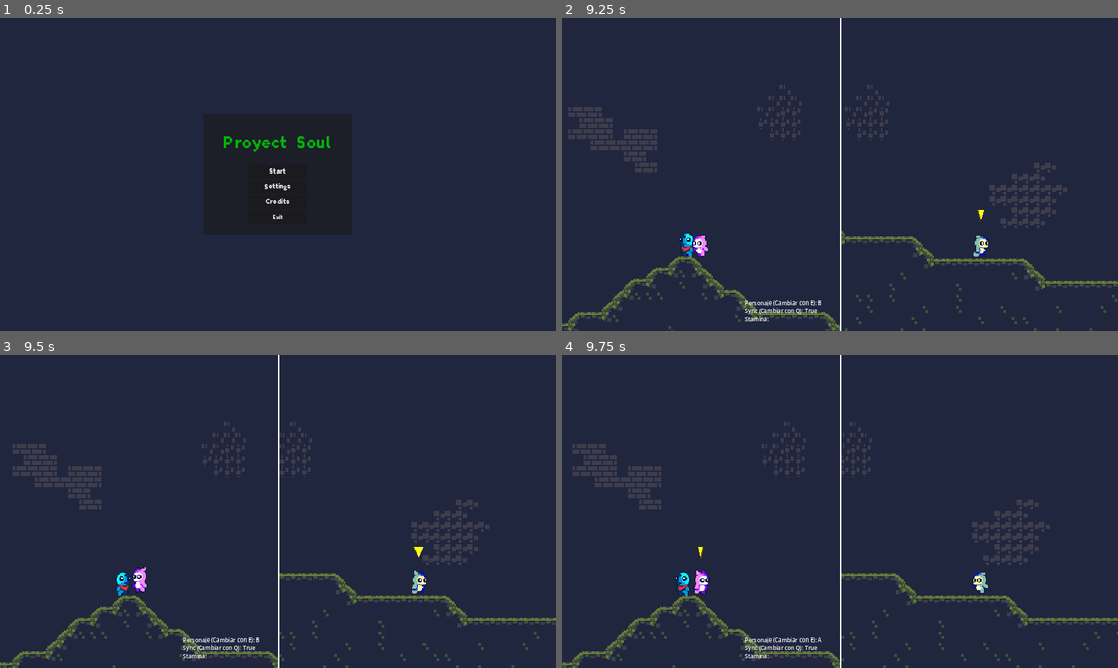
Above: before the commit, frames 1-4 (two rows, left to right).
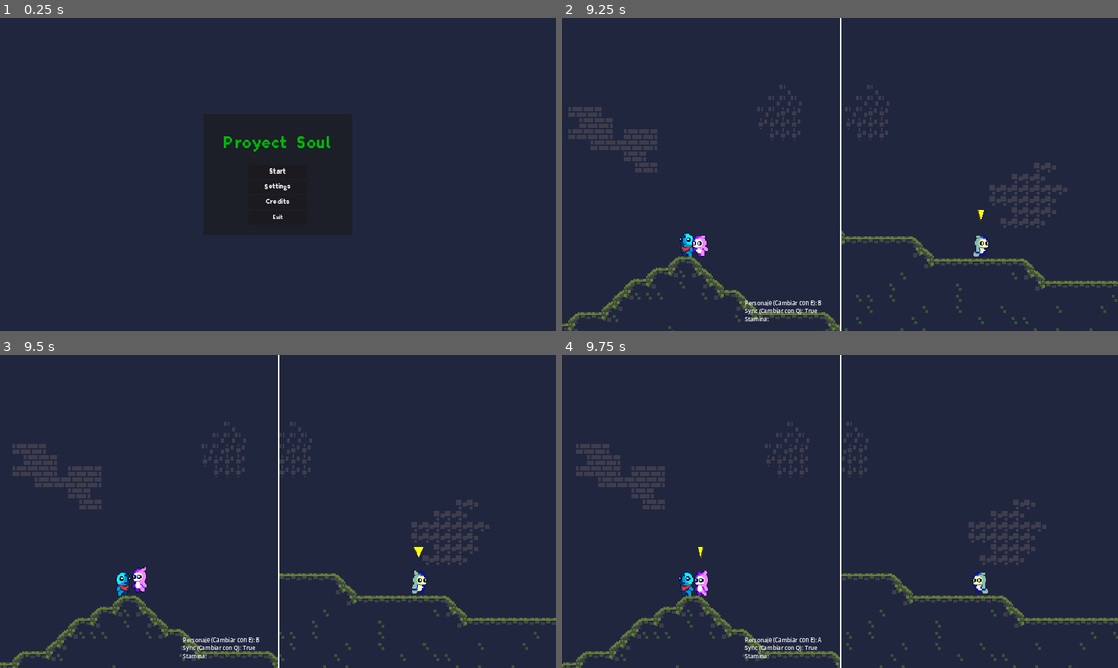
Above: after the commit, the same moments.

Repository: diego5714/ProyectoSoul
Game: Godot game, scene res://UI/MainMenu.tscn
Two runs of this game, one before a commit and one after it. Both use one fixed random seed, a clock stepped at 60 frames per second and the inputs below.
Inputs:
- Up to frame 1 (0.25 s): no input
- Up to frame 2 (9.25 s): click "Start" at 0.5 s; hold D (derecha) 1.28-2.78 s; tap Q (desync) every 1.5 s from 1.35 to 8.85 s; tap Space (saltar) at 1.52, 2.27, 3.77, 4.52, 5.27, 6.77, 7.52, 8.27 s; tap E (select_player) every 1.5 s from 2.1 to 8.1 s; hold A (izquierda) 2.78-3.53 s; hold D (derecha) 3.53-5.03 s; hold A (izquierda) 5.03-5.78 s; hold D (derecha) 5.78-6.53 s; hold A (izquierda) 6.53-8.03 s; hold D (derecha) from 8.03 s (still down)
- Up to frame 3 (9.5 s): keep holding D (derecha)
- Up to frame 4 (9.75 s): keep holding D (derecha); tap E (select_player) at 9.6 s

Frames 1-3 are identical in both runs. In frame 4, 5.0% of the frame differs, in the area x 0-100%, y 21-100%.

Commit message:
Fix para algunos bugs

Diff:
--- a/Scripts/PlayerController.gd
+++ b/Scripts/PlayerController.gd
@@ -60,6 +60,7 @@
 				PlayerA.velocity.x = move_toward(PlayerA.velocity.x, SPEED * move_input, ACCELERATION * delta)
 				PlayerB.velocity.x = move_toward(PlayerB.velocity.x, - SPEED * move_input, ACCELERATION * delta)
 			else:
+				PlayerA.parent_input = 0
 				PlayerA.velocity.x = move_toward(PlayerA.velocity.x, 0, ACCELERATION * 2 * delta)
 				PlayerB.velocity.x = move_toward(PlayerB.velocity.x, 0, ACCELERATION * 2 * delta)
 		else: #Selected B
@@ -70,6 +71,7 @@
 				PlayerA.velocity.x = move_toward(PlayerA.velocity.x, - SPEED * move_input, ACCELERATION * delta)
 				PlayerB.velocity.x = move_toward(PlayerB.velocity.x, SPEED * move_input, ACCELERATION * delta)
 			else:
+				PlayerB.parent_input = 0
 				PlayerA.velocity.x = move_toward(PlayerA.velocity.x, 0, ACCELERATION * 2 * delta)
 				PlayerB.velocity.x = move_toward(PlayerB.velocity.x, 0, ACCELERATION * 2 * delta)
 
@@ -90,7 +92,7 @@
 				Jump += 1
 
 			PlayerA.velocity.x = move_toward(PlayerA.velocity.x, SPEED * move_input, ACCELERATION * delta)
-
+			PlayerB.velocity.x = move_toward(PlayerB.velocity.x, 0, ACCELERATION * 2 * delta)
 		else:
 			PlayerA.parent_input = 0
 			PlayerB.parent_input = move_input
@@ -103,6 +105,7 @@
 				PlayerB.velocity.y -= JUMP_SPEED
 				Jump += 1
 
+			PlayerA.velocity.x = move_toward(PlayerA.velocity.x, 0, ACCELERATION * 2 * delta)
 			PlayerB.velocity.x = move_toward(PlayerB.velocity.x, SPEED * move_input, ACCELERATION * delta)
 		PlayerA.move_and_slide()
 		PlayerB.move_and_slide()
--- a/project.godot
+++ b/project.godot
@@ -24,6 +24,10 @@
 [dotnet]
 
 project/assembly_name="ProyectoSoul"
+
+[editor]
+
+movie_writer/movie_file="/var/home/diego/Vídeos/Godot.avi"
 
 [filesystem]
 
